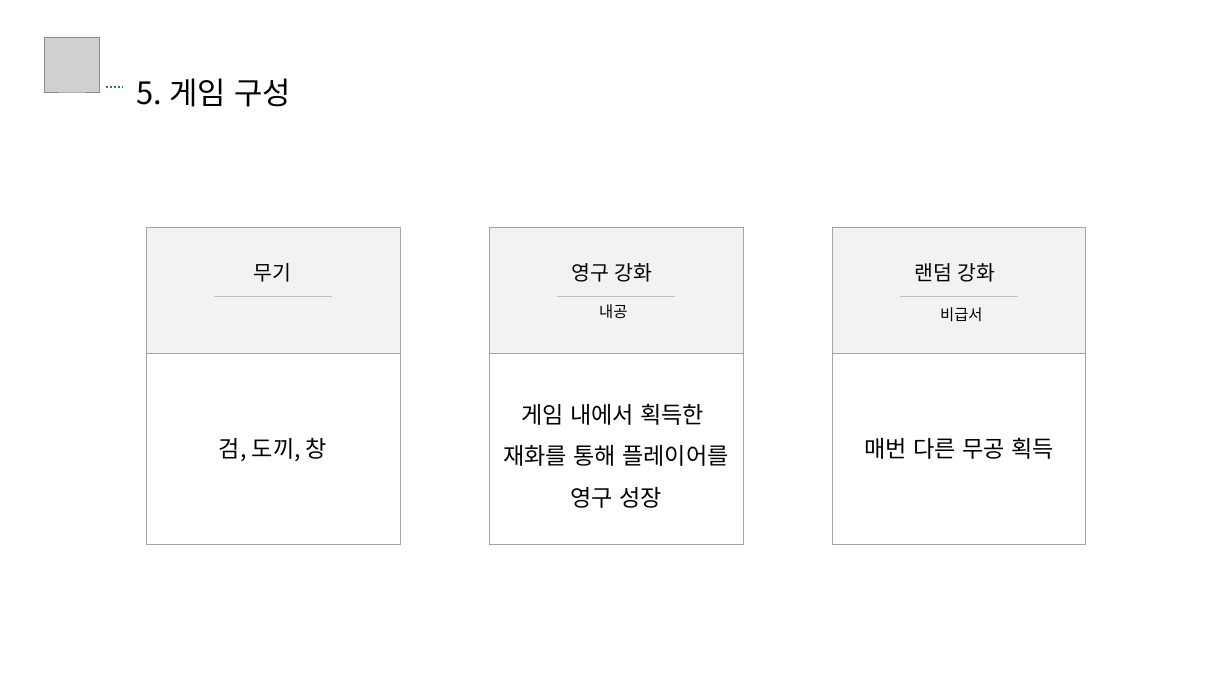
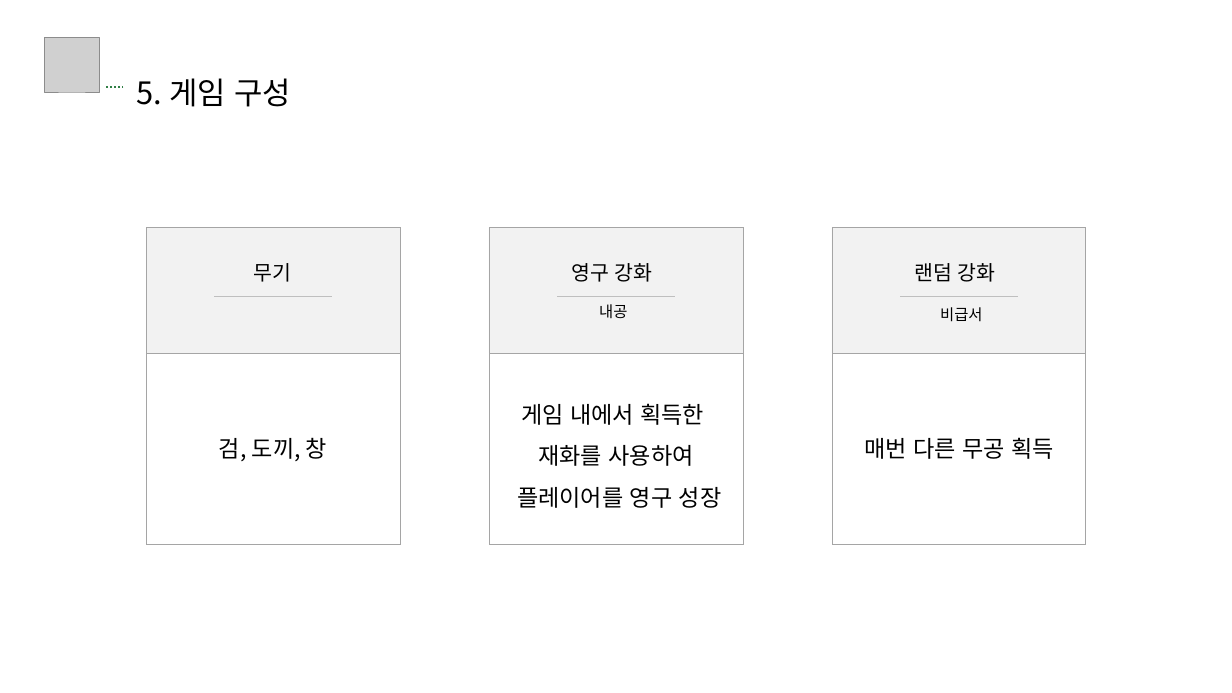
Before and after one commit to jk-Nam/Example_1stRepository, a slide deck: slide 15 of 게임 기획서 남준구.pptx. Drawn at 1232x693 pixels with LibreOffice and Linux fonts; fonts in the diff are those of the drawing; grey boxes stand for pictures. Boxes give left, top, right and bottom in pixels: in the first picture for what was removed or moved away, otherwise in the second. Text is boxed around its words. In the diff, an @@ line names an element or a change of style, - is before the commit and + after.

```diff
--- a/게임 기획서 남준구.pptx
+++ b/게임 기획서 남준구.pptx
@@ text in rectangle at box(517, 445, 722, 508): text changed @@
-재화를 통해 플레이어를 영구 성장
+재화를 사용하여
+플레이어를 영구 성장
```
Also in this commit, not shown: 4 other slides changed.
